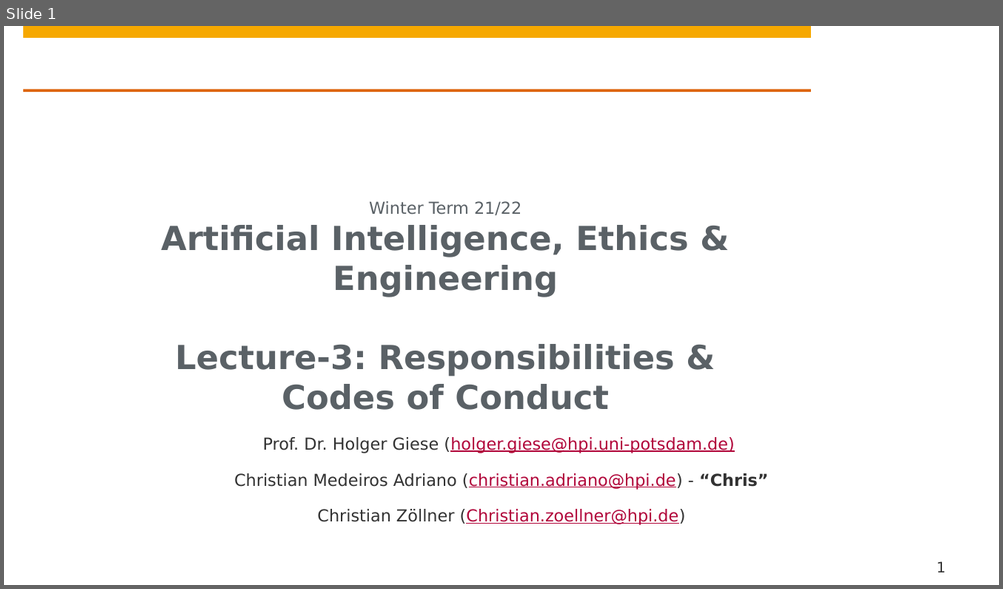
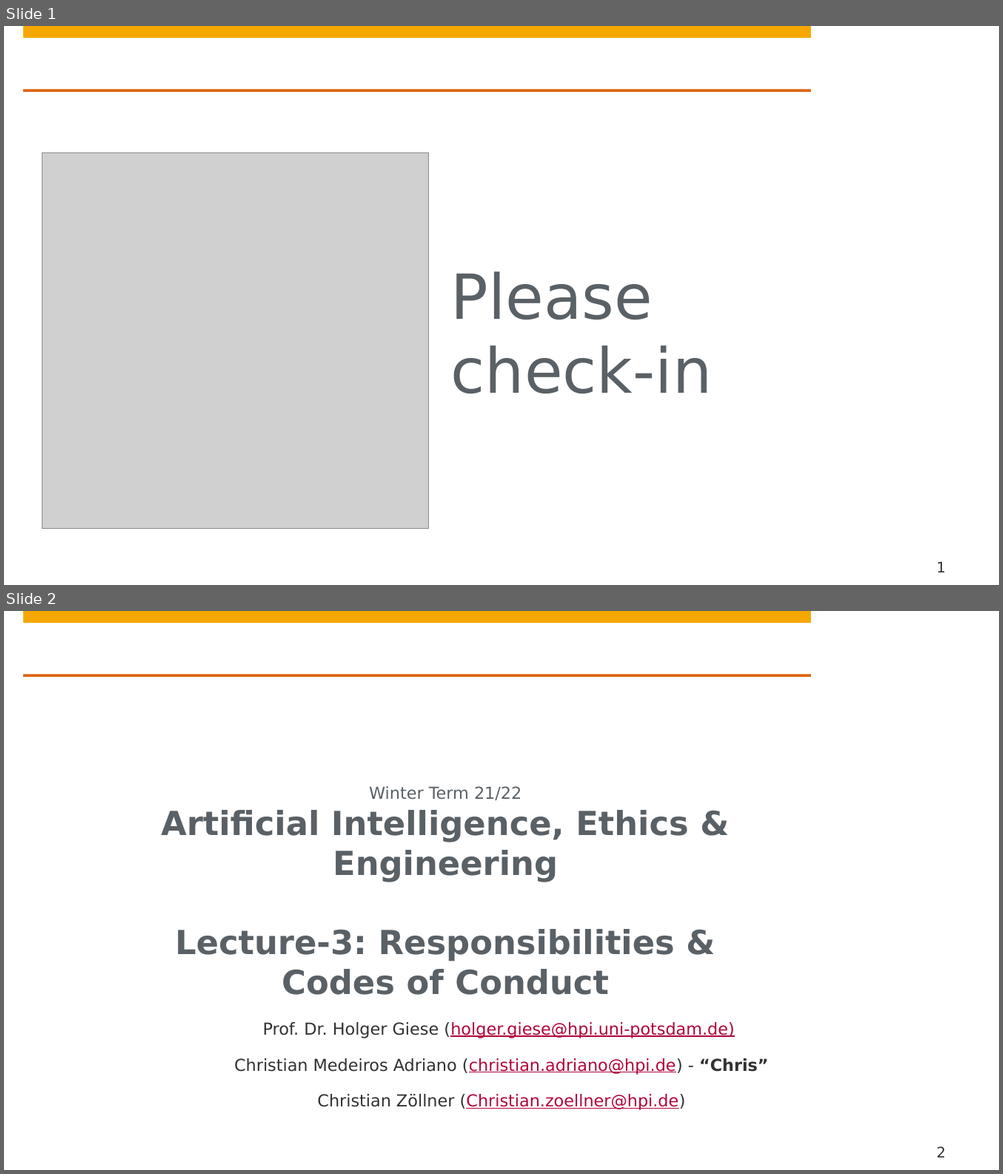
Before and after one commit to hpi-sam/AI_Ethics_Engineering, a slide deck: slides/3. Codes of Conduct and Responsabilities.pptx. Shown one above the other, each under a label of ours: slide 1 before the commit, slides 1 and 2 after it. The pictures are 1003x589 and 1003x1174 pixels, drawn with LibreOffice and Linux fonts; fonts in the diff are those of the drawing; grey boxes stand for pictures; background and template pictures are left out. Boxes give left, top, right and bottom in pixels: in the first picture for what was removed or moved away, otherwise in the second. Text is boxed around its words. In the diff, an @@ line names an element or a change of style, - is before the commit and + after.

```diff
--- a/slides/3. Codes of Conduct and Responsabilities.pptx
+++ b/slides/3. Codes of Conduct and Responsabilities.pptx
@@ slide 1 added at (4,26,999,585), background #FFFFFF; not listed: 4 template elements that a slide beside it also shows @@
@@ picture added at (42,153,429,529) @@
@@ title added at (451,272,711,394), 60 pt, text #5A6166 @@
+Please
+check-in
@@ page number added at (936,562,945,573), 14 pt, text #323232 @@
+1
@@ what was slide 1 is now slide 2 @@
@@ page number at (936,1147,945,1158): text changed @@
-1
+2
```
Also in this commit, not shown: 6 other files.
